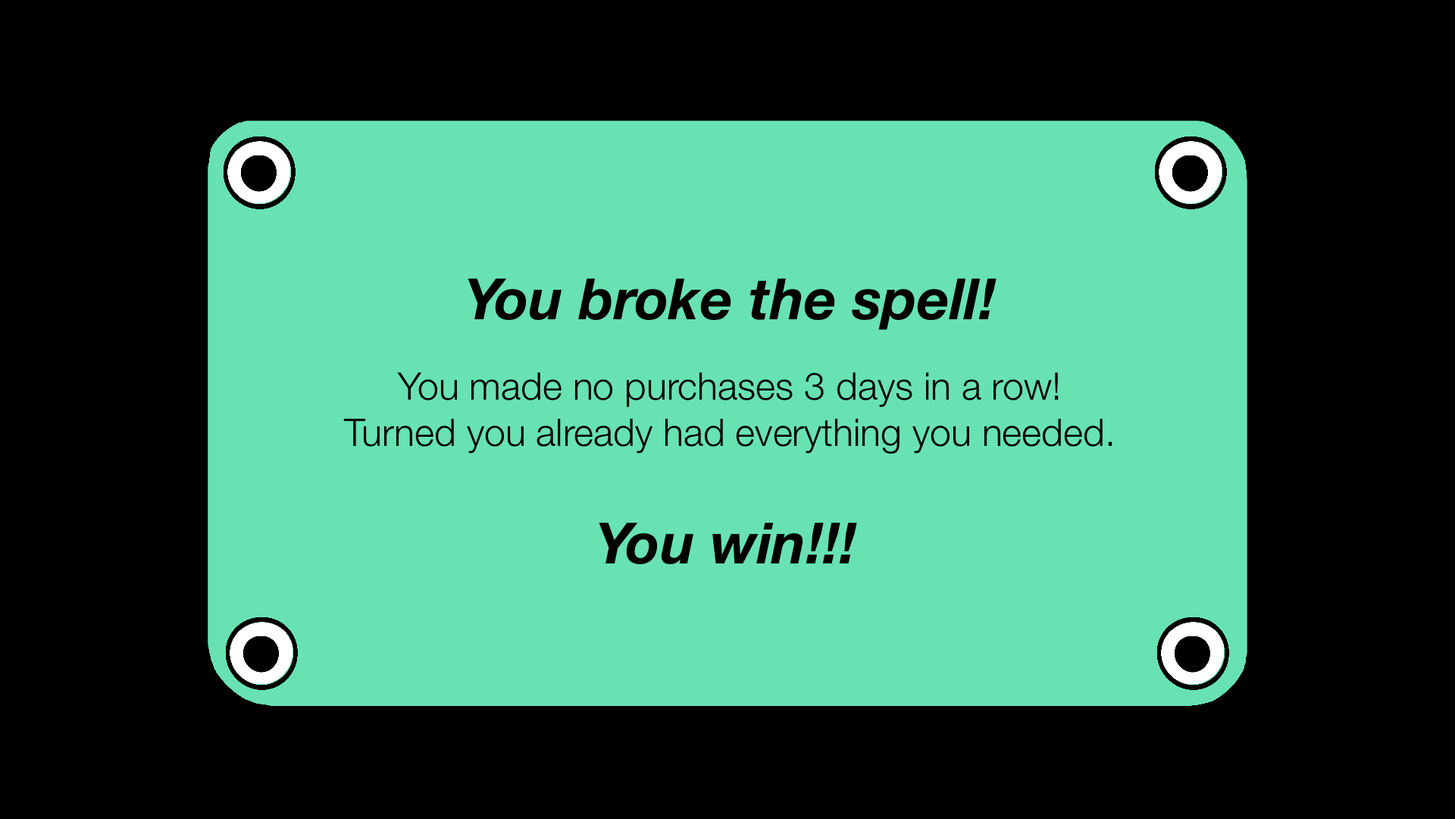
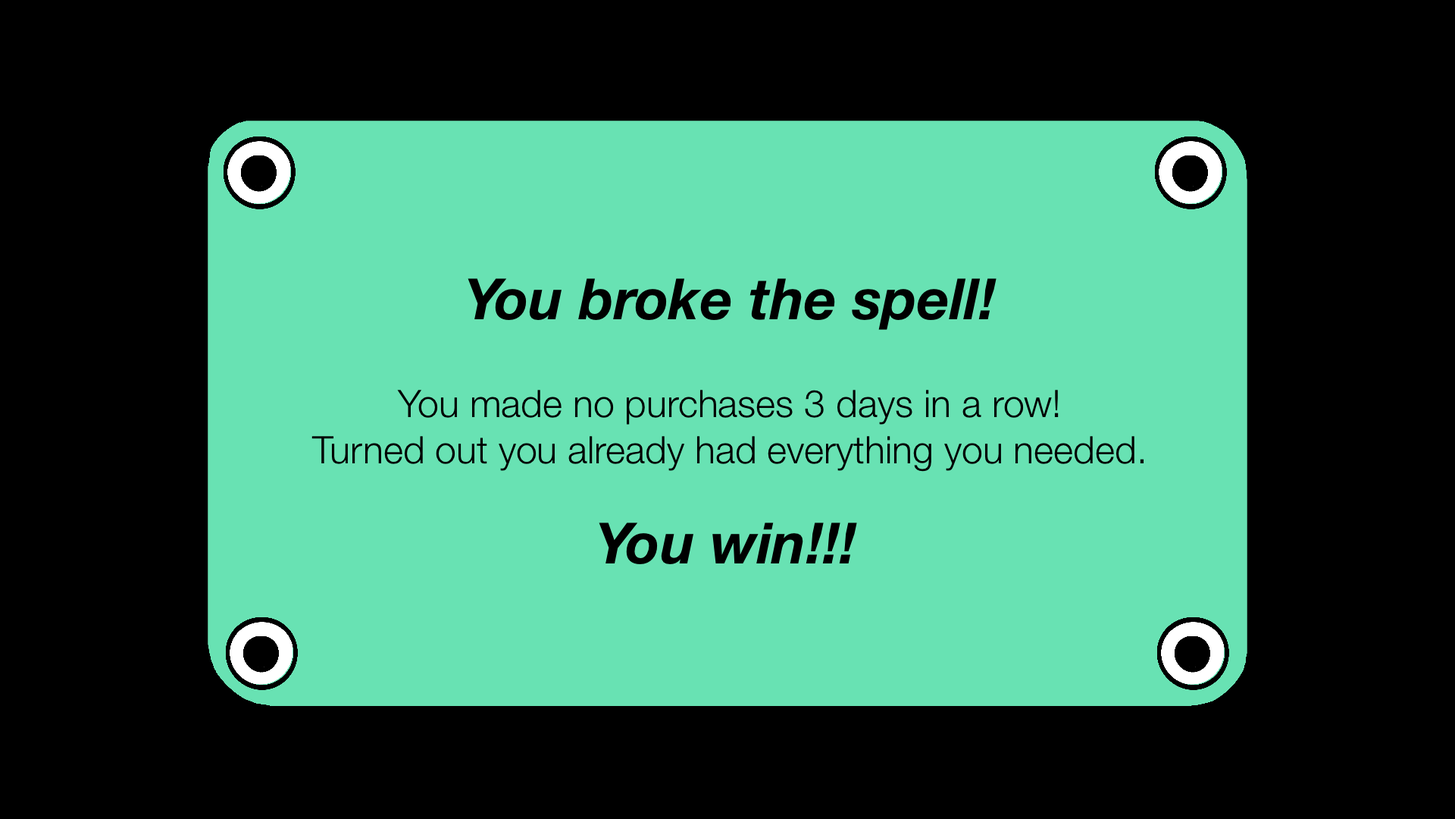
The second 1455 × 819 image is a revision of the first. Changes to its layers:
renamed "You made no purchases 3 days in a row! Turned you already had everything you ne…" to "You made no purchases 3 days in a row! Turned out you already had everything yo…", painted on it over [311, 372, 1145, 472]
